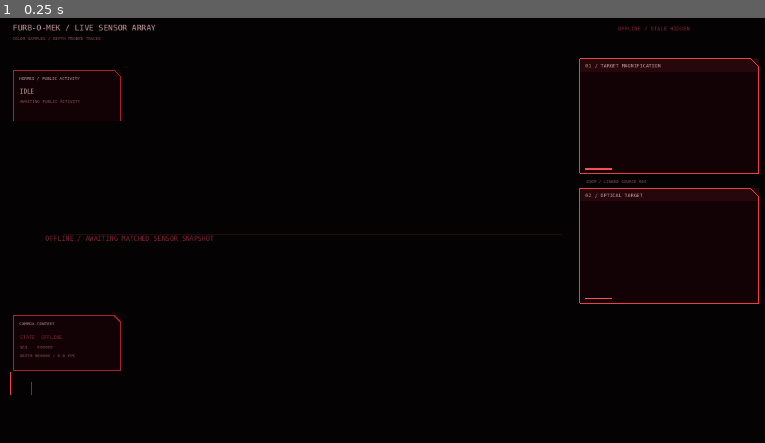
Above: before the commit, frame 1.
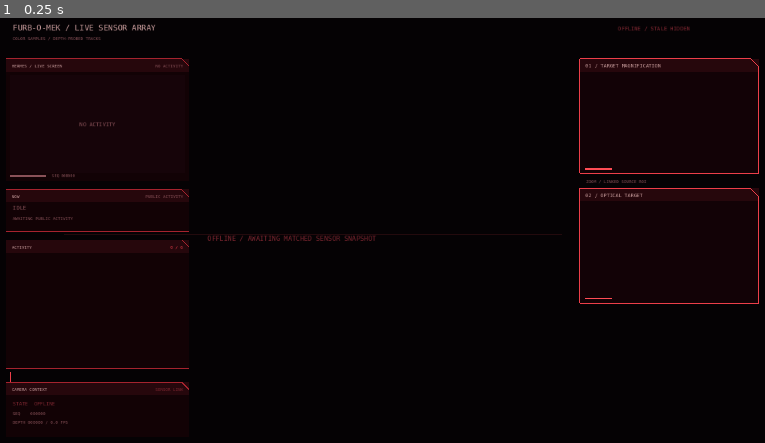
Above: after the commit, the same moment.

Repository: patchwerks/furbomek
Game: Godot game, scene res://main.tscn
Same seed, same stepped clock (60 frames per second), same inputs: the game is played once before the commit and once after it.
Inputs:
- Up to frame 1 (0.25 s): no input

The runs differ from the first frame. In frame 1, 3.9% of the frame differs, in the area x 0-50%, y 9-96%.

Commit message:
feat(renderer): render real public activity and timeline state

Diff:
--- a/tools/kinect2/godot/activity_ports.gd
+++ b/tools/kinect2/godot/activity_ports.gd
@@ -1,24 +1,33 @@
 extends Control
 
-const LIMIT := 65536
-const POLL_MSEC := 300
+const ActivityEventReader = preload("res://activity_event_reader.gd")
+const POLL_MSEC := 125
 const PANEL := Color(0.075, 0.008, 0.02, 0.9)
 const CRIMSON := Color("a5232e")
+const HOT := Color("ec3e49")
 const INK := Color("c69a9a")
 const MUTED := Color("895158")
+const AMBER := Color("ff9b42")
+const OFFLINE := Color("7e2630")
+const SCREEN_TINT := Color(0.90, 0.63, 0.68)
 
 var stream_directory := ""
 var last_poll := 0
+var reader = ActivityEventReader.new()
 var activity: Dictionary = {}
 var live := false
 var sequence := -1
 var valid_points := 0
 var capture_fps := 0.0
 var preview: ImageTexture
+var screen_texture: ImageTexture
+var screen_sequence := -1
+var screen_was_stale := false
 
 
 func configure(directory: String) -> void:
 	stream_directory = directory
+	reader.configure(directory)
 
 
 func set_context(next_live: bool, next_sequence: int, points: int, fps: float) -> void:
@@ -31,116 +40,214 @@
 
 func tick() -> void:
 	var now := Time.get_ticks_msec()
+	_refresh_freshness()
 	if now - last_poll < POLL_MSEC:
 		return
 	last_poll = now
-	activity = _read_activity()
+	var result := reader.poll()
+	if not result.get("changed", false):
+		return
+	_apply_activity(result.get("activity", {}))
+
+
+func _refresh_freshness() -> void:
+	if activity.is_empty():
+		return
+	var now := int(Time.get_unix_time_from_system() * 1000.0)
+	if now > int(activity.get("expires_at_ms", 0)):
+		_clear_activity()
+		return
+	var next_stale := _screen_is_stale(now)
+	if next_stale != screen_was_stale:
+		screen_was_stale = next_stale
+		if next_stale:
+			screen_texture = null
+		queue_redraw()
+
+
+func _apply_activity(next_activity: Dictionary) -> void:
+	if next_activity.is_empty():
+		_clear_activity()
+		return
+	var next_screen_value = next_activity.get("screen")
+	if next_screen_value is Dictionary:
+		var next_screen: Dictionary = next_screen_value
+		if next_screen["state"] == "live":
+			if _screen_data_is_stale(next_screen, int(Time.get_unix_time_from_system() * 1000.0)):
+				screen_texture = null
+			else:
+				var texture = next_activity.get("_screen_texture")
+				if not texture is ImageTexture:
+					_clear_activity()
+					return
+				screen_texture = texture
+			screen_sequence = int(next_screen["seq"])
+		else:
+			_clear_screen()
+	else:
+		_clear_screen()
+	activity = next_activity
 	preview = activity.get("_preview")
+	screen_was_stale = _screen_is_stale(int(Time.get_unix_time_from_system() * 1000.0))
 	queue_redraw()
 
 
-func _read_activity() -> Dictionary:
-	var path := stream_directory.path_join("activity.json")
-	if not FileAccess.file_exists(path):
-		return {}
-	var file := FileAccess.open(path, FileAccess.READ)
-	if file == null or file.get_length() > LIMIT:
-		return {}
-	var value = JSON.parse_string(file.get_as_text())
-	if not value is Dictionary:
-		return {}
-	var event: Dictionary = value
-	if event.get("schemaVersion", "") != "furbomek.character.v1" or event.get("kind", "") != "agent.activity":
-		return {}
-	if not ["hermes-adapter", "a2ui-adapter", "glimpse-adapter"].has(event.get("source", "")):
-		return {}
-	if event.get("audience", "") != "public" or event.get("sensitivity", "") != "public":
-		return {}
-	var ttl := int(event.get("ttlMs", 0))
-	var observed := str(event.get("observedAt", ""))
-	if observed.length() < 20 or observed.length() > 32 or not observed.contains("T") or not observed.ends_with("Z"):
-		return {}
-	var produced := int(Time.get_unix_time_from_datetime_string(observed.get_slice(".", 0).trim_suffix("Z")) * 1000)
-	if observed.contains("."):
-		var fraction := observed.get_slice(".", 1).trim_suffix("Z")
-		if not fraction.is_valid_int():
-			return {}
-		produced += int(fraction.left(3).rpad(3, "0"))
-	var now := int(Time.get_unix_time_from_system() * 1000.0)
-	if int(event.get("seq", -1)) < 0 or ttl <= 0 or ttl > 30000 or produced <= 0 or now - produced < 0 or now - produced > ttl:
-		return {}
-	var value_payload = event.get("payload", {})
-	if not value_payload is Dictionary:
-		return {}
-	var payload: Dictionary = value_payload
-	var result: Dictionary = {}
-	for key in ["title", "summary", "status", "tool"]:
-		if not payload.has(key) or not payload[key] is String or str(payload[key]).length() > 180:
-			return {}
-		result[key] = payload[key]
-	if payload.has("image_filename"):
-		var texture := _load_public_png(str(payload["image_filename"]))
-		if texture == null:
-			return {}
-		result["_preview"] = texture
-	return result
-
-
-func _load_public_png(name: String) -> ImageTexture:
-	if not name.ends_with(".png") or name.contains("/") or name.contains("\\") or name.length() > 96:
-		return null
-	if not name.get_basename().is_valid_filename():
-		return null
-	var path := stream_directory.path_join(name)
-	if not FileAccess.file_exists(path):
-		return null
-	var file := FileAccess.open(path, FileAccess.READ)
-	if file == null or file.get_length() > 4194304:
-		return null
-	if file.get_length() < 24:
-		return null
-	file.big_endian = true
-	file.seek(16)
-	var width := file.get_32()
-	var height := file.get_32()
-	if width <= 0 or height <= 0 or width > 1024 or height > 1024:
-		return null
-	file.seek(0)
-	var image := Image.new()
-	if image.load_png_from_buffer(file.get_buffer(file.get_length())) != OK:
-		return null
-	return ImageTexture.create_from_image(image)
+func _clear_activity() -> void:
+	activity = {}
+	preview = null
+	_clear_screen()
+	queue_redraw()
+
+
+func _clear_screen() -> void:
+	screen_texture = null
+	screen_sequence = -1
+	screen_was_stale = false
+
+
+func _screen_is_stale(now: int) -> bool:
+	var value = activity.get("screen")
+	if not value is Dictionary or value.get("state", "") != "live":
+		return false
+	return _screen_data_is_stale(value, now)
+
+
+func _screen_data_is_stale(screen: Dictionary, now: int) -> bool:
+	var age := now - int(screen.get("captured_at_ms", 0))
+	return age < 0 or age > 2000
 
 
 func _draw() -> void:
 	var scale := minf(size.x / 1920.0, size.y / 1080.0)
 	var origin := (size - Vector2(1920, 1080) * scale) * 0.5
 	draw_set_transform(origin, 0.0, Vector2(scale, scale))
-	_draw_port(Rect2(54, 150, 258, 284 if preview != null else 122), "HERMES / PUBLIC ACTIVITY")
-	if activity.is_empty():
-		_text(Vector2(69, 206), "IDLE", 14, INK)
-		_text(Vector2(69, 228), "AWAITING PUBLIC ACTIVITY", 10, MUTED)
+	_draw_screen_port()
+	_draw_now_port()
+	_draw_timeline_port()
+	_draw_context_port()
+	draw_set_transform(Vector2.ZERO, 0.0, Vector2.ONE)
+
+
+func _draw_screen_port() -> void:
+	var panel := Rect2(36, 122, 440, 294)
+	var screen_rect := Rect2(46, 162, 420, 236)
+	var screen_status := _screen_label()
+	var color := _screen_color()
+	_draw_port(panel, "HERMES / LIVE SCREEN", screen_status, color)
+	if _screen_is_live():
+		draw_texture_rect(screen_texture, screen_rect, false, SCREEN_TINT)
+	elif not activity.is_empty() and not activity.has("screen") and preview != null:
+		draw_texture_rect(preview, screen_rect, false, Color(0.45, 0.30, 0.33))
+		_center_text(screen_rect, "PUBLIC PREVIEW / V1", 10, INK)
 	else:
-		_text(Vector2(69, 198), str(activity["title"]).to_upper().left(30), 12, INK)
-		_text(Vector2(69, 218), str(activity["status"]).to_upper().left(30), 10, Color("ff9b42"))
-		_text(Vector2(69, 242), str(activity["summary"]).left(34), 10, MUTED)
-		if preview != null:
-			draw_texture_rect(preview, Rect2(62, 280, 242, 144), false, Color(0.45, 0.30, 0.33))
-	_draw_port(Rect2(54, 740, 258, 132), "CAMERA CONTEXT")
-	_text(Vector2(69, 796), "STATE  %s" % ("LIVE" if live else "OFFLINE"), 12, INK if live else Color("7e2630"))
-	_text(Vector2(69, 819), "SEQ    %06d" % max(sequence, 0), 10, MUTED)
-	_text(Vector2(69, 840), "DEPTH %06d / %.1f FPS" % [valid_points, capture_fps], 10, MUTED)
-	draw_set_transform(Vector2.ZERO, 0.0, Vector2.ONE)
-
-
-func _draw_port(rect: Rect2, title: String) -> void:
+		draw_rect(screen_rect, Color("160409"))
+		_center_text(screen_rect, screen_status, 13, color)
+	draw_rect(Rect2(46, 402, 86, 4), color)
+	_text(Vector2(146, 407), "SEQ %06d" % max(screen_sequence, 0), 9, MUTED)
+
+
+func _draw_now_port() -> void:
+	var panel := Rect2(36, 436, 440, 102)
+	_draw_port(panel, "NOW", "PUBLIC ACTIVITY", _status_color())
+	if activity.is_empty():
+		_text(Vector2(52, 485), "IDLE", 13, MUTED)
+		_text(Vector2(52, 510), "AWAITING PUBLIC ACTIVITY", 10, MUTED)
+		return
+	var status := str(activity["status"]).to_upper()
+	var chip := Rect2(52, 467, 152, 17)
+	draw_rect(chip, Color(_status_color(), 0.24))
+	draw_line(chip.position, Vector2(chip.end.x, chip.position.y), _status_color(), 1.0)
+	_text(Vector2(58, 480), _clip(status, 22), 10, _status_color())
+	_text(Vector2(222, 480), "TOOL / %s" % _clip(str(activity["tool"]).to_upper(), 20), 10, INK)
+	_text(Vector2(52, 504), _clip(str(activity["title"]).to_upper(), 52), 12, INK)
+	_text(Vector2(52, 524), _clip(str(activity["summary"]), 60), 11, MUTED)
+
+
+func _draw_timeline_port() -> void:
+	var panel := Rect2(36, 558, 440, 310)
+	_draw_port(panel, "ACTIVITY", "%d / 6" % _timeline().size(), HOT)
+	var row_y := 606.0
+	for item in _timeline():
+		var color := HOT if item["status"] == "running" else OFFLINE if item["status"] == "error" else INK
+		_text(Vector2(52, row_y), _age_label(int(item["age_s"])), 11, color)
+		_text(Vector2(88, row_y), _clip(str(item["category"]).to_upper(), 11), 11, color)
+		_text(Vector2(174, row_y), _clip(str(item["action"]).to_upper(), 30), 11, color)
+		_text(Vector2(88, row_y + 16), _clip(str(item["detail"]), 48), 10, MUTED if item["status"] != "error" else OFFLINE)
+		draw_line(Vector2(52, row_y + 24), Vector2(460, row_y + 24), Color(CRIMSON, 0.16), 1.0)
+		row_y += 39.0
+
+
+func _draw_context_port() -> void:
+	var panel := Rect2(36, 900, 440, 132)
+	_draw_port(panel, "CAMERA CONTEXT", "SENSOR LINK", INK if live else OFFLINE)
+	_text(Vector2(52, 956), "STATE  %s" % ("LIVE" if live else "OFFLINE"), 12, INK if live else OFFLINE)
+	_text(Vector2(52, 979), "SEQ    %06d" % max(sequence, 0), 10, MUTED)
+	_text(Vector2(52, 1000), "DEPTH %06d / %.1f FPS" % [valid_points, capture_fps], 10, MUTED)
+
+
+func _draw_port(rect: Rect2, title: String, status: String, color: Color) -> void:
 	draw_rect(rect, PANEL)
-	draw_line(rect.position, Vector2(rect.end.x - 16, rect.position.y), CRIMSON, 2.0)
-	draw_line(Vector2(rect.end.x - 16, rect.position.y), Vector2(rect.end.x, rect.position.y + 16), CRIMSON, 2.0)
-	draw_line(Vector2(rect.end.x, rect.position.y + 16), rect.end, CRIMSON, 2.0)
-	draw_line(rect.end, Vector2(rect.position.x, rect.end.y), CRIMSON, 2.0)
+	draw_rect(Rect2(rect.position, Vector2(rect.size.x, 31)), Color("26070c"))
+	var corners := PackedVector2Array([rect.position, Vector2(rect.end.x - 18, rect.position.y), Vector2(rect.end.x, rect.position.y + 18), rect.end, Vector2(rect.position.x, rect.end.y)])
+	draw_polyline(corners, CRIMSON, 2.0)
 	draw_line(Vector2(rect.position.x, rect.end.y), rect.position, CRIMSON, 2.0)
-	_text(rect.position + Vector2(14, 23), title, 10, INK)
+	_text(rect.position + Vector2(14, 21), title, 10, INK)
+	draw_string(get_theme_default_font(), rect.position + Vector2(0, 21), status, HORIZONTAL_ALIGNMENT_RIGHT, int(rect.size.x - 14), 10, color)
+
+
+func _screen_is_live() -> bool:
+	var value = activity.get("screen")
+	return value is Dictionary and value.get("state", "") == "live" and not _screen_is_stale(int(Time.get_unix_time_from_system() * 1000.0)) and screen_texture != null
+
+
+func _screen_label() -> String:
+	if activity.is_empty():
+		return "NO ACTIVITY"
+	var value = activity.get("screen")
+	if not value is Dictionary:
+		return "PUBLIC PREVIEW" if preview != null else "SCREEN OFFLINE"
+	if value["state"] == "shuttered":
+		return "PRIVACY SHUTTER"
+	if value["state"] == "offline":
+		return "SCREEN OFFLINE"
+	return "SCREEN STALE" if _screen_is_stale(int(Time.get_unix_time_from_system() * 1000.0)) else "LIVE / 4 FPS"
+
+
+func _screen_color() -> Color:
+	var label := _screen_label()
+	return HOT if label.begins_with("LIVE") else OFFLINE if label == "PRIVACY SHUTTER" or label == "SCREEN STALE" else MUTED
+
+
+func _status_color() -> Color:
+	if activity.is_empty():
+		return MUTED
+	match str(activity["status"]).to_upper():
+		"ACTING": return HOT
+		"THINKING", "AWAITING APPROVAL": return AMBER
+		"PRIVACY SHUTTER", "ERROR": return OFFLINE
+		"IDLE": return MUTED
+	return INK
+
+
+func _timeline() -> Array:
+	var value = activity.get("timeline", [])
+	return value if value is Array else []
+
+
+func _age_label(seconds: int) -> String:
+	if seconds < 60:
+		return "%ds" % seconds
+	if seconds < 3600:
+		return "%dm" % int(seconds / 60)
+	return "%dh" % int(seconds / 3600)
+
+
+func _clip(value: String, limit: int) -> String:
+	return value.left(limit - 2) + ".." if value.length() > limit else value
+
+
+func _center_text(rect: Rect2, value: String, font_size: int, color: Color) -> void:
+	draw_string(get_theme_default_font(), Vector2(rect.position.x, rect.get_center().y + font_size * 0.35), value, HORIZONTAL_ALIGNMENT_CENTER, int(rect.size.x), font_size, color)
 
 
 func _text(position: Vector2, value: String, font_size: int, color: Color) -> void:
--- a/tools/kinect2/godot/broadcast_hud.gd
+++ b/tools/kinect2/godot/broadcast_hud.gd
@@ -153,7 +153,7 @@
 	_draw_guides()
 	_draw_panels()
 	if snapshot.is_empty():
-		_draw_text(Vector2(130, 560), "OFFLINE / AWAITING MATCHED SENSOR SNAPSHOT", 16, Color("7e2630"))
+		_draw_text(Vector2(520, 560), "OFFLINE / AWAITING MATCHED SENSOR SNAPSHOT", 16, Color("7e2630"))
 	else:
 		_draw_tracking()
 	draw_set_transform(Vector2.ZERO, 0.0, Vector2.ONE)
--- a/tools/kinect2/godot/main.gd
+++ b/tools/kinect2/godot/main.gd
@@ -27,7 +27,8 @@
 
 
 func _ready() -> void:
-	get_window().mode = Window.MODE_FULLSCREEN
+	if DisplayServer.get_name() != "headless":
+		get_window().mode = Window.MODE_FULLSCREEN
 	material = ShaderMaterial.new()
 	material.shader = preload("res://point_cloud.gdshader")
 	material.set_shader_parameter("palette_index", palette)
